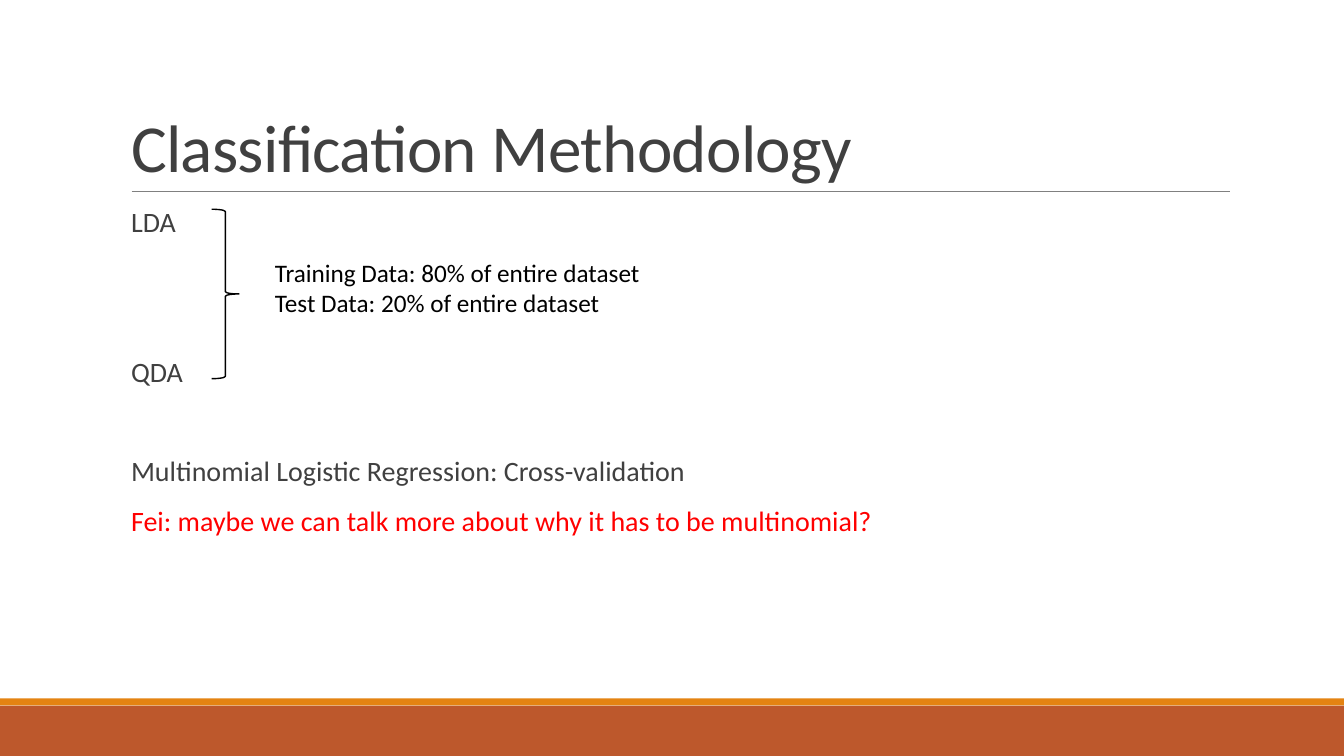
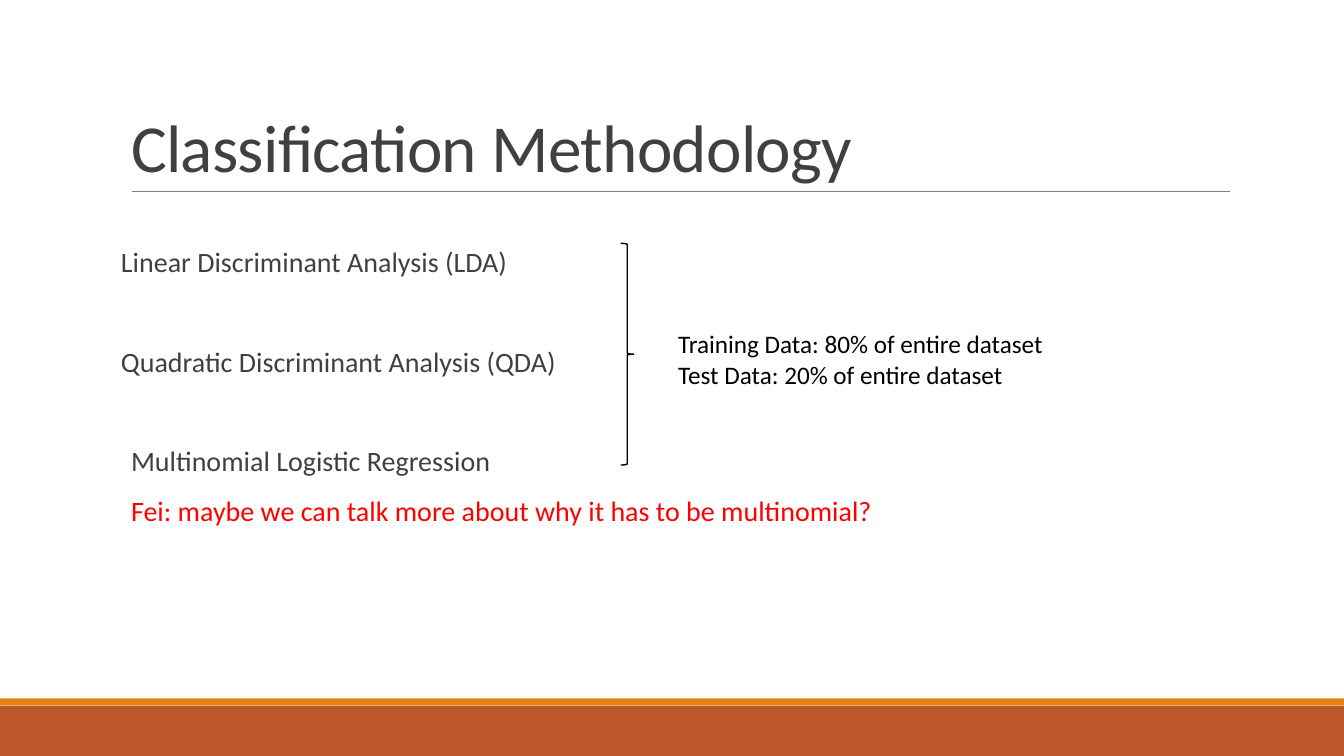
Before and after one commit to MLBartley/DataMiningCourse, a slide deck: slide 3 of Project1Slides.pptx. Drawn at 1344x756 pixels with LibreOffice and Linux fonts; fonts in the diff are those of the drawing. Boxes give left, top, right and bottom in pixels: in the first picture for what was removed or moved away, otherwise in the second. Text is boxed around its words. In the diff, an @@ line names an element or a change of style, - is before the commit and + after.

Commit message:
slides change

```diff
--- a/Project1Slides.pptx
+++ b/Project1Slides.pptx
@@ text at (121, 252, 556, 476): text changed @@
-  LDA
-  QDA
-  Multinomial Logistic Regression: Cross-validation
+Linear Discriminant Analysis (LDA)
+Quadratic Discriminant Analysis (QDA)
+  Multinomial Logistic Regression
@@ text "Linear Discriminant Analysis (LDA)": place and size @@
-text "Linear Discriminant Analysis (LDA)" at (131, 214, 871, 536)
+text "Linear Discriminant Analysis (LDA)" at (121, 252, 871, 526)
@@ right brace: place and size @@
-right brace at (212, 210, 239, 379)
+right brace at (621, 243, 634, 465)
@@ text "Training Data: 80% of entire ...": place and size @@
-text "Training Data: 80% of entire ..." at (275, 264, 639, 312)
+text "Training Data: 80% of entire ..." at (678, 335, 1043, 385)
```
Also in this commit, not shown: 4 other files.
